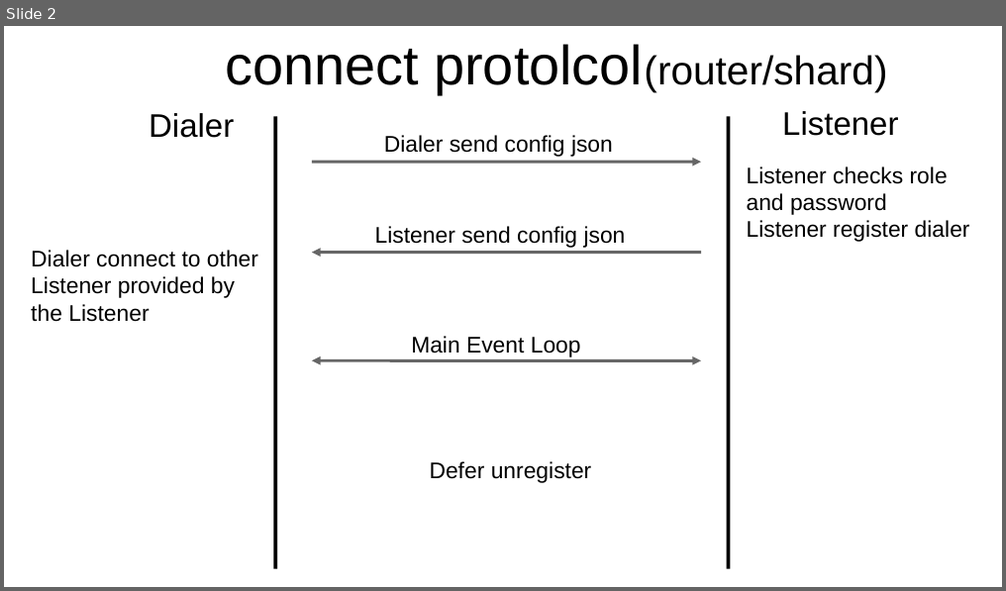
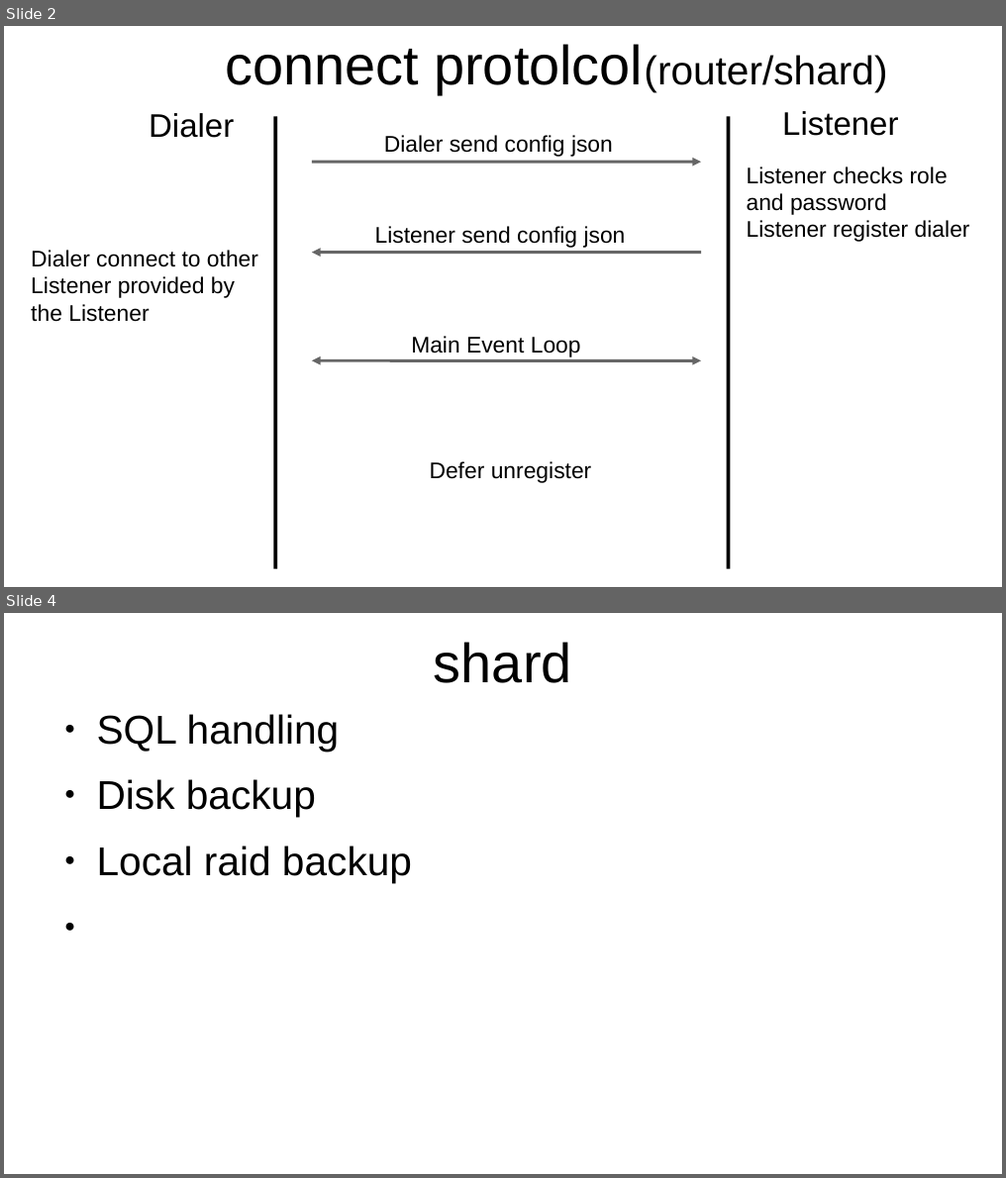
Before and after one commit to YC-Lammy/DejavuDB, a slide deck: doc/concept.odp. Shown one above the other, each under a label of ours: slide 2 before the commit, slides 2 and 4 after it; the slides between them are not shown. The pictures are 1006x591 and 1006x1178 pixels, drawn with LibreOffice and Linux fonts; fonts in the diff are those of the drawing. Boxes give left, top, right and bottom in pixels: in the first picture for what was removed or moved away, otherwise in the second. Text is boxed around its words. In the diff, an @@ line names an element or a change of style, - is before the commit and + after.

```diff
--- a/doc/concept.odp
+++ b/doc/concept.odp
@@ slide 4 added at (x1=4, y1=613, x2=1002, y2=1174), background #FFFFFF @@
@@ title added at (x1=434, y1=642, x2=572, y2=683), 44 pt, text #000000 @@
+shard
@@ text added at (x1=97, y1=714, x2=412, y2=883), 32 pt, text #000000 @@
+● SQL handling
+● Disk backup
+● Local raid backup
```
Also in this commit, not shown: 2 slides changed, 2 other slides added, 3 other files.
